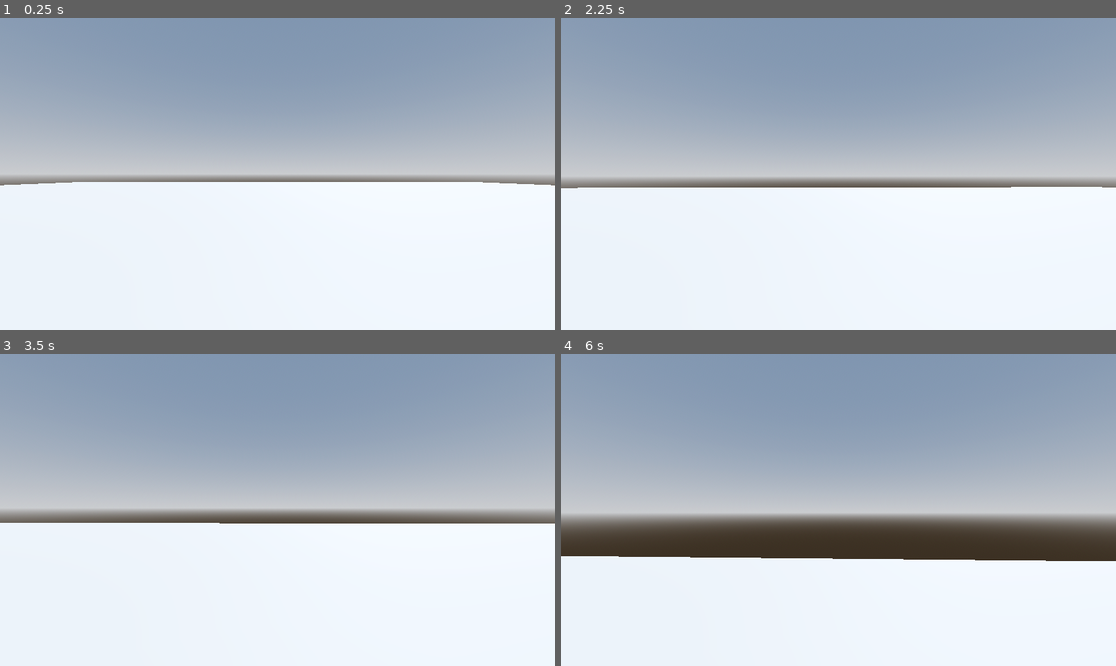
Above: before the commit, frames 1-4 (two rows, left to right).
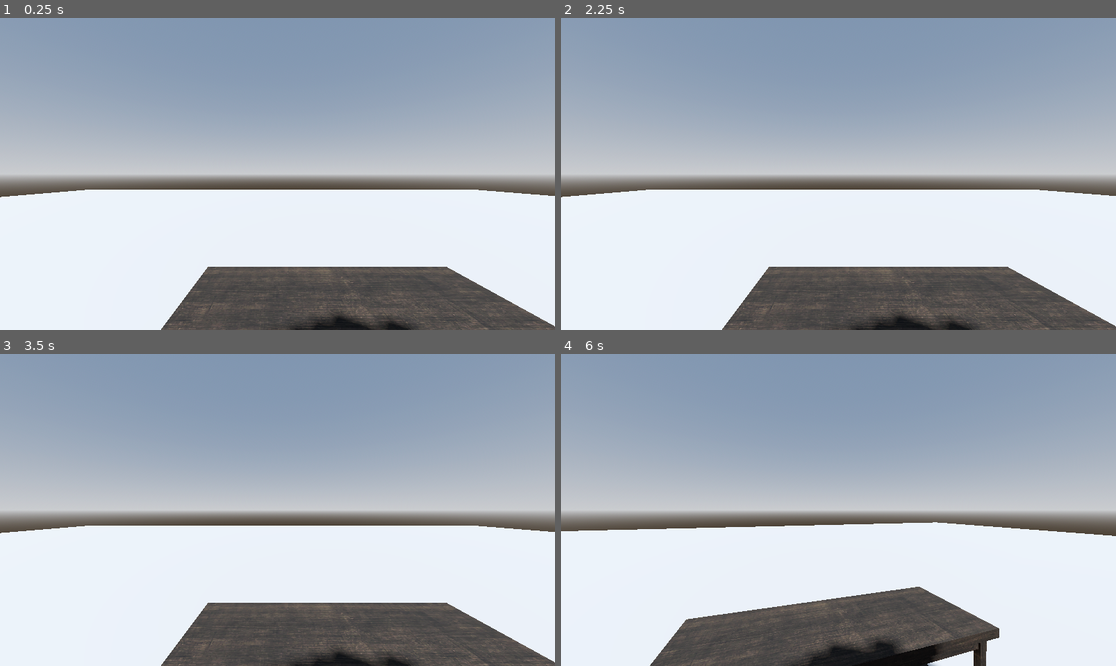
Above: after the commit, the same moments.

Repository: oneshot-death/3d-school-game
Game: Godot game, scene res://Levels/classroom.tscn
The game is run twice, just before and just after one commit, with the same random seed, the same clock (stepped at 60 frames per second) and the same inputs. Before the commit the project starts from res://Levels/sandbox.tscn.
Inputs (mouse positions are in pixels of both pictures, inside the frame that each line leads up to):
- Up to frame 1 (0.25 s): no input
- Up to frame 2 (2.25 s): tap Enter (ui_accept) at 0.5, 0.77, 1.25, 1.52, 2 s; move the mouse to (866, 174) at 0.52 s; hold W (move_forward) from 0.53 s (still down); move the mouse to (810, 174) at 1.27 s; move the mouse to (849, 167) at 2.02 s
- Up to frame 3 (3.5 s): keep holding W (move_forward); tap Enter (ui_accept) at 2.75, 3.02 s; move the mouse to (271, 516) at 2.77 s
- Up to frame 4 (6 s): tap Enter (ui_accept) at 3.5, 3.77, 4.25, 4.52 s; move the mouse to (877, 513) at 3.52 s; move the mouse to (794, 506) at 4.27 s; move the mouse to (844, 510) at 5.02 s; move the mouse to (816, 503) at 5.77 s; release W (move_forward) at 5.78 s; hold D (move_right) from 5.78 s (still down)

The runs differ from the first frame. In frame 1, 14% of the frame differs, in the area x 0-100%, y 52-100%; in frame 2, 14%; in frame 3, 14%; in frame 4, 23%, in the area x 0-100%, y 50-100%.

Commit message:
Working head movement mechanic

Diff:
--- /dev/null
+++ b/Levels/classroom.gd
@@ -0,0 +1,12 @@
+extends Node3D
+
+
+# Called when the node enters the scene tree for the first time.
+func _ready() -> void:
+	var player=get_tree().get_first_node_in_group("player")
+	print(player)
+	player.classroom_loaded=true
+
+# Called every frame. 'delta' is the elapsed time since the previous frame.
+func _process(delta: float) -> void:
+	pass
--- /dev/null
+++ b/Levels/classroom.tscn
@@ -0,0 +1,42 @@
+[gd_scene load_steps=8 format=3 uid="uid://dufs03881x6hv"]
+
+[ext_resource type="PackedScene" uid="uid://ddxwbra1ge8jn" path="res://Assets/Table/table.tscn" id="1_cn5g2"]
+[ext_resource type="Script" uid="uid://dmtg1mky8mhtm" path="res://Levels/classroom.gd" id="1_h2dca"]
+[ext_resource type="PackedScene" uid="uid://b7mrmm2x01pgy" path="res://Assets/Chair/chair.tscn" id="2_i5tmy"]
+[ext_resource type="PackedScene" uid="uid://d0kr2ypx36t7a" path="res://Player/player.tscn" id="3_i5tmy"]
+
+[sub_resource type="ProceduralSkyMaterial" id="ProceduralSkyMaterial_rcmfc"]
+sky_horizon_color = Color(0.66224277, 0.6717428, 0.6867428, 1)
+ground_horizon_color = Color(0.66224277, 0.6717428, 0.6867428, 1)
+
+[sub_resource type="Sky" id="Sky_e5dw2"]
+sky_material = SubResource("ProceduralSkyMaterial_rcmfc")
+
+[sub_resource type="Environment" id="Environment_cn5g2"]
+background_mode = 2
+sky = SubResource("Sky_e5dw2")
+tonemap_mode = 2
+glow_enabled = true
+
+[node name="Classroom" type="Node3D"]
+script = ExtResource("1_h2dca")
+
+[node name="WorldEnvironment" type="WorldEnvironment" parent="."]
+environment = SubResource("Environment_cn5g2")
+
+[node name="DirectionalLight3D" type="DirectionalLight3D" parent="."]
+transform = Transform3D(-0.8660254, -0.43301278, 0.25, 0, 0.49999997, 0.86602545, -0.50000006, 0.75, -0.43301266, 0, 0, 0)
+shadow_enabled = true
+
+[node name="CSGBox3D" type="CSGBox3D" parent="."]
+transform = Transform3D(1, 0, 0, 0, 1, 0, 0, 0, 1, 0, -0.5, 0)
+use_collision = true
+size = Vector3(32, 1, 32)
+
+[node name="Table" parent="." instance=ExtResource("1_cn5g2")]
+
+[node name="Chair" parent="." instance=ExtResource("2_i5tmy")]
+transform = Transform3D(1, 0, 0, 0, 1, 0, 0, 0, 1, -0.3697151, 0, -0.69883335)
+
+[node name="Player" parent="." groups=["player"] instance=ExtResource("3_i5tmy")]
+transform = Transform3D(-1, 0, -8.742278e-08, 0, 1, 0, 8.742278e-08, 0, -1, 0.33773738, 1, -1.075361)
--- a/Levels/sandbox.tscn
+++ b/Levels/sandbox.tscn
@@ -20,7 +20,7 @@
 [node name="Sandbox" type="Node3D"]
 
 [node name="Player" parent="." instance=ExtResource("1_7t7j1")]
-transform = Transform3D(1, 0, 0, 0, 1, 0, 0, 0, 1, 0, 1.5, 0)
+transform = Transform3D(1, 0, 0, 0, 1, 0, 0, 0, 1, 7.1455116, 1.5, 3.0923724)
 
 [node name="WorldEnvironment" type="WorldEnvironment" parent="."]
 environment = SubResource("Environment_fukds")
--- a/Player/player.gd
+++ b/Player/player.gd
@@ -5,15 +5,19 @@
 const JUMP_VELOCITY = 4.5
 
 var mouse_motion=Vector2.ZERO
+var classroom_loaded:bool=false
 
 @onready var camerapivot:Node3D=$CameraPivot
+
+@export var rotation_speed_degrees:float=90
 
 func _ready() -> void:
 	Input.mouse_mode=Input.MOUSE_MODE_CAPTURED
 
 
 func _physics_process(delta: float) -> void:
-	handle_camera_rotation()
+	if classroom_loaded==false:
+		handle_camera_rotation()
 	# Add the gravity.
 	if not is_on_floor():
 		velocity += get_gravity() * delta
@@ -24,16 +28,20 @@
 
 	# Get the input direction and handle the movement/deceleration.
 	# As good practice, you should replace UI actions with custom gameplay actions.
-	var input_dir := Input.get_vector("move_left", "move_right", "move_forward", "move_backward")
-	var direction := (transform.basis * Vector3(input_dir.x, 0, input_dir.y)).normalized()
-	if direction:
-		velocity.x = direction.x * SPEED
-		velocity.z = direction.z * SPEED
+	if classroom_loaded==false:
+		var input_dir := Input.get_vector("move_left", "move_right", "move_forward", "move_backward")
+		var direction := (transform.basis * Vector3(input_dir.x, 0, input_dir.y)).normalized()
+		if direction:
+			velocity.x = direction.x * SPEED
+			velocity.z = direction.z * SPEED
+		else:
+			velocity.x = move_toward(velocity.x, 0, SPEED)
+			velocity.z = move_toward(velocity.z, 0, SPEED)
+
+		move_and_slide()
 	else:
-		velocity.x = move_toward(velocity.x, 0, SPEED)
-		velocity.z = move_toward(velocity.z, 0, SPEED)
-
-	move_and_slide()
+		var rotation_direction:float=Input.get_axis("move_right","move_left")
+		rotation_degrees.y+=rotation_direction*rotation_speed_degrees*delta
 
 func _input(event: InputEvent) -> void:
 	if event is InputEventMouseMotion:
--- a/project.godot
+++ b/project.godot
@@ -11,9 +11,13 @@
 [application]
 
 config/name="school_game"
-run/main_scene="uid://5jjsbrlvwas"
+run/main_scene="uid://dufs03881x6hv"
 config/features=PackedStringArray("4.5", "Forward Plus")
 config/icon="res://icon.svg"
+
+[global_group]
+
+player=""
 
 [input]
 
Not shown, added: Levels/classroom.gd.uid
